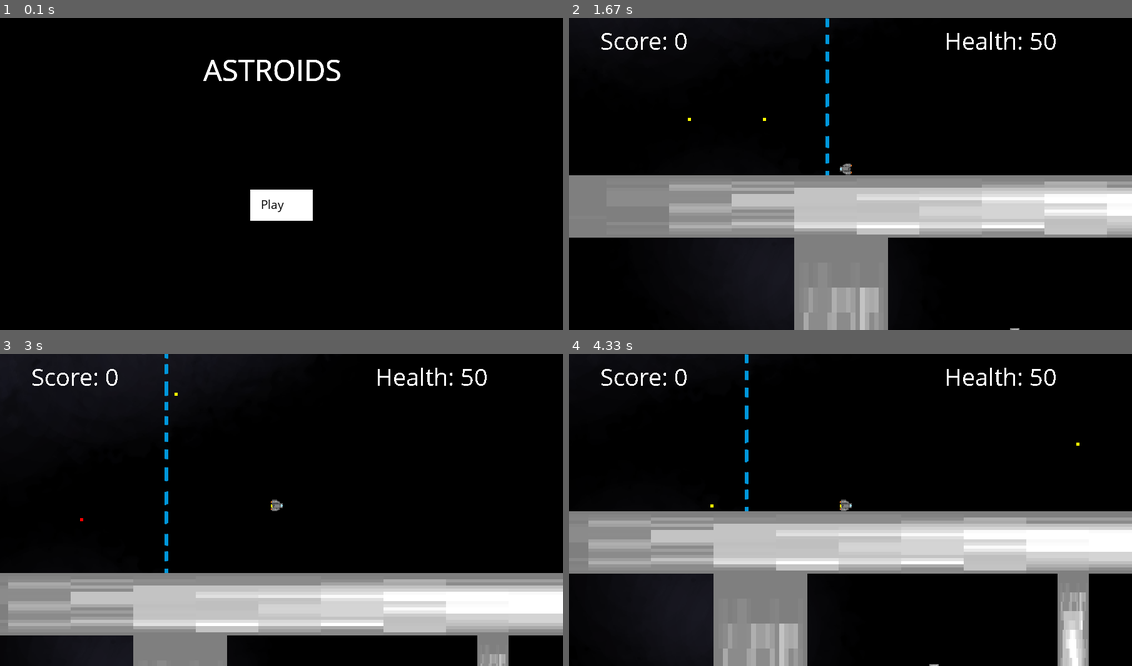
Above: before the commit, frames 1-4 (two rows, left to right).
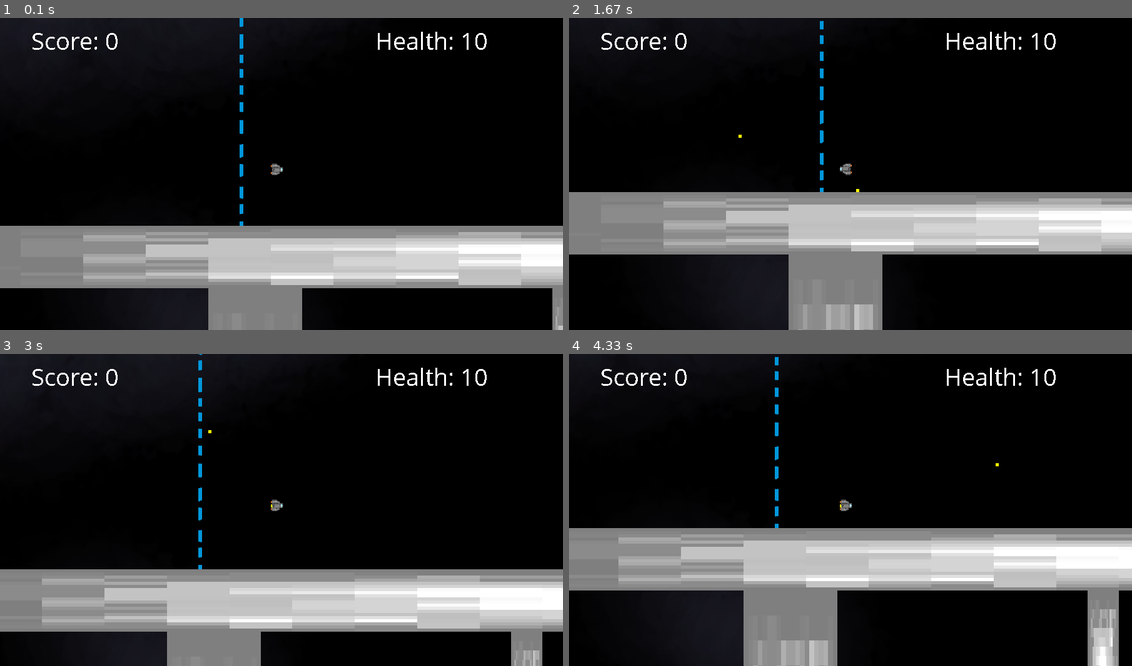
Above: after the commit, the same moments.

Repository: TimoH447/Pygame_game
Game: pygame game, started from main.py
The game is run twice, just before and just after one commit, with the same random seed, the same clock (stepped at 60 frames per second) and the same inputs.
Inputs (mouse positions are in pixels of both pictures, inside the frame that each line leads up to):
- Up to frame 1 (0.1 s): no input
- Up to frame 2 (1.67 s): click (850, 205) at 0.38 s, where only the run before the commit has a clickable "Play"; hold Left 0.67-1.2 s; move the mouse to (839, 211) at 0.7 s; hold Down 1.23-1.53 s; hold S 1.23-1.53 s; hold Left from 1.57 s (still down); hold A from 1.57 s (still down)
- Up to frame 3 (3 s): release Left at 1.97 s; release A at 1.97 s; hold Up 2-2.37 s; hold W 2-2.37 s; hold Right from 2.4 s (still down); hold D from 2.4 s (still down)
- Up to frame 4 (4.33 s): release Right at 3.03 s; release D at 3.03 s; hold Down 3.07-3.43 s; hold S 3.07-3.43 s; hold Left 3.47-3.93 s; hold A 3.47-3.93 s; hold Right from 3.97 s (still down); hold D from 3.97 s (still down)

The runs differ from the first frame. In frame 1, 30% of the frame differs, in the area x 0-100%, y 0-100%; in frame 2, 19%; in frame 3, 11%; in frame 4, 25%.

Commit message:
folder cleaned and structured, ie splitting up the main file, starting to integrate aicontrol of the player

Diff:
--- /dev/null
+++ b/ai.py
@@ -0,0 +1,68 @@
+import main
+import numpy as np
+import random
+from collections import defaultdict
+
+rewardAlive = -1
+rewardDeath = -10000
+rewardHploss= -1000
+alpha = 0.2
+gamma = 0.9
+
+#Q[state] = [w,a,s,d,up,down,left,right]
+Q = defaultdict(lambda: [0 for i in range(0,8)])
+
+def paramsToState(params):
+    x = params['player_posx']
+    y = params['player_posy']
+
+    if params['astroids'] !=[]:
+        close_ast = main.getClosest((x,y),params['astroids'])
+        dist = str(int((x-params['astroids'][close_ast][0])/20))+str(int((y-params['astroids'][close_ast][0])/20))
+    else:
+        dist = str(1000)+'_'+str(1000)
+
+
+    return str(int(round(x/10))*10)+str(int(round(y/10))*10) + dist
+
+
+
+oldState = None
+oldAction = None
+
+def updateReward(reward):
+    global oldState
+    global oldAction
+
+    #vorherige Aktion/State bewerten
+    if oldState != None:
+        prevReward = Q[oldState]
+        prevReward[oldAction] = (1-alpha)*prevReward[oldAction] + alpha * reward
+        Q[oldState]= prevReward
+
+
+
+def aicontrol(params):
+    global oldState
+    global oldAction
+
+    state = paramsToState(params)
+    estReward = Q[state]
+
+    #vorherige Aktion/State bewerten
+    if oldState != None:
+        prevReward = Q[oldState]
+        prevReward[oldAction] = (1-alpha)*prevReward[oldAction] + alpha * (rewardAlive + gamma * max(estReward))
+
+    oldState=state
+
+    if set(estReward)==set([0]):
+        oldAction= random.randint(0,7)
+
+        return [oldAction]
+    else:
+        oldAction = np.argmax(estReward)
+        return [oldAction]
+
+
+main.main_game(aicontrol)
--- /dev/null
+++ b/globalVar.py
@@ -0,0 +1,20 @@
+import pygame
+
+pygame.init()
+
+#INITIALIZING THE WINDOW IN WHICH THE GAME IS PLAYED
+WIDTH, HEIGHT = 900, 500
+
+
+FPS = 60
+
+#COLORS
+BLACK = (0,0,0)
+LIGHTGREY=(200,200,200)
+GREEN = (0,255,0)
+BLUE = (0,0,255)
+BROWN = (139,69,20)
+YELLOW=(255,255,0)
+WHITE=(255,255,255)
+LILA=(130,0,130)
+RED=(255,0,0)
--- a/main.py
+++ b/main.py
@@ -8,7 +8,7 @@
 WIN = pygame.display.set_mode((WIDTH,HEIGHT))
 pygame.display.set_caption("Platzhalter")
 
-FPS = 90
+FPS = 60
 
 #MAP AND PLAYER PROPERTIES
 MAP_SIZE_X = 2000
@@ -20,15 +20,15 @@
 SHIP_HEIGHT, SHIP_WIDTH = 19, 19
 
 #IMAGES and SPRITES
-SHIP_IMG = pygame.image.load("Schiff.png")
+SHIP_IMG = pygame.image.load("tiles/Schiff.png")
 SHIP_IMG = pygame.transform.scale(SHIP_IMG, (SHIP_HEIGHT,SHIP_WIDTH))
-ASTEROID= pygame.image.load('asteroid2.jpg')
+ASTEROID= pygame.image.load('tiles/asteroid2.jpg')
 ASTEROID=pygame.transform.scale(ASTEROID, (15,15))
-STONE=pygame.image.load('stone.png')
-BACKGROUND = pygame.image.load('background2.png')
+STONE=pygame.image.load('tiles/stone.png')
+BACKGROUND = pygame.image.load('tiles/background2.png')
 BACKGROUND=pygame.transform.scale(BACKGROUND, (2000,2000))
-PORTAL_FLUID = pygame.image.load('portal_fluid.png')
-BLUELINE = pygame.image.load('blueline.png')
+PORTAL_FLUID = pygame.image.load('tiles/portal_fluid.png')
+BLUELINE = pygame.image.load('tiles/blueline.png')
 
 #COLORS
 BLACK = (0,0,0)
@@ -121,6 +121,8 @@
         self.bullet_list.append(bullet)
     def remove_bullet(self,bullet):
         self.bullet_list.remove(bullet)
+    def swap_weapon(self, new_weapon):
+        self.weapon = new_weapon
 
 class Portal:
     color=LILA
@@ -158,13 +160,26 @@
         self.step= step
         self.color=color
 
-
-class ship_item:
+class Item:
     solid= False
     color=GREEN
+    def __init__(self,x,y,width,height):
+        self.body = pygame.Rect(x,y,height,width)
+
+class Ship_Item(Item):
     def __init__(self,x,y,width,height,func):
-        self.body = pygame.Rect(x,y,height,width)
+        Item.__init__(self,x,y,width,height)
         self.effect = func
+    def On_ship_collision(self,ship):
+        self.effect(ship)
+
+class Weapon_Item(Item):
+    def __init__(self,x,y,width,height,weapon):
+        Item.__init__(self,x,y,width,height)
+        self.weapon=weapon
+    def On_ship_collision(self,ship):
+        ship.weapon_change(self.weapon)
+
 
 class Wall:
     solid = True
@@ -176,7 +191,7 @@
 class spaceship(Portable,Weaponized):
     color=LILA
     solid=True
-    def __init__(self,bullet_list, x,y,height,width,bullet_color,item_drop=False,vel=3, health=50,shotspeed = 3,shotrange=100, shotdamage= 10,ori='right', score=0):
+    def __init__(self,bullet_list, x,y,height,width,bullet_color,item_drop=False,vel=3, health=10,shotspeed = 3,shotrange=100, shotdamage= 10,ori='right', score=0):
         Portable.__init__(self,False)
         Weaponized.__init__(self,bullet_list,bullet_color,Weapon([0,40],shotdamage,shotrange,shotspeed))
         self.body = pygame.Rect(x,y,height, width)
@@ -187,6 +202,17 @@
         self.score = score
     def change_score(self,n):
         self.score = n
+
+def getClosest(pos, objects):
+    index = 0
+
+    dist = abs(pos[0]-objects[0][0])+abs(pos[1]-objects[0][1])
+    for i in range(0,len(objects)):
+        temp = abs(pos[0]-objects[i][0])+abs(pos[1]-objects[i][1])
+        if temp<dist:
+            dist = temp
+            index = i
+    return index
 
 #ITEM FUNCTIONS
 def speed_up(obj):
@@ -260,6 +286,8 @@
     for bullet in shooter.bullet_list:
             bullet.move_obj()
             bullet.step+=1
+            if bullet.step>bullet.range:
+                shooter.remove_bullet(bullet)
     for obj in hit_by_player_bullets:
         for element in obj:
             for bullet in shooter.bullet_list:
@@ -279,13 +307,13 @@
                 obj.remove(element)
                 if element.item_drop==True:
                     if random.randint(0,100)>5:
-                        items.append(ship_item(element.body.x,element.body.y,10,10,random_ship_buff([fire_rate,speed_up,shotspeed_up,health_up])))
+                        items.append(Ship_Item(element.body.x,element.body.y,10,10,random_ship_buff([fire_rate,speed_up,shotspeed_up,health_up])))
                 del element
 
 def item_handler(ship,items):
     for item in items:
         if ship.body.colliderect(item.body):
-            item.effect(ship)
+            item.On_ship_collision(ship)
             items.remove(item)
 
 def meteo_handler(meteorites,ship,walls):
@@ -375,7 +403,8 @@
 
 #Turn numbers into keyboard input, so that the computer can use the same functions
 #as the player
-def get_input(input):
+#there are 0-7 possible keys
+def emulateKeypress(input):
     keys_pressed={
         pygame.K_a: False,
         pygame.K_s: False,
@@ -407,7 +436,7 @@
 
 def enemy_handler(enemies,map_objects):
     for enemy in enemies:
-        key_pressed= get_input([random.randint(4,7)]) #generates random actions(moving,shooting)
+        key_pressed= emulateKeypress([random.randint(4,7)]) #generates random actions(moving,shooting)
         ship_movement(enemy, map_objects,key_pressed)
         shoot(enemy,key_pressed)
 
@@ -501,9 +530,29 @@
     pygame.display.update()
 
 # MAIN ############################################################################
-
-def main_game():
+def win_scene():
+    run=True
+    clock=pygame.time.Clock()
+    font_large= pygame.font.SysFont('Comic Sans MS', 50)
+
+    while run:
+        for event in pygame.event.get():
+            if event.type == pygame.QUIT:
+                run = False
+                quit()
+        WIN.fill(BLACK)
+        WIN.blit(font_large.render('YOU WIN',False, WHITE),(WIDTH//2,HEIGHT//2))
+        pygame.display.flip()
+        clock.tick(FPS)
+
+def onDeath(ship,map_objects,enemies):
+    draw_window(ship,map_objects,enemies)
+    print('Ende')
+    #win_scene()
+
+def main_game(aicontrol=None, updateReward = None):
     pygame.display.set_caption("Astroids")
+    next_scene='lose'
     #OBJECTS IN THE GAME
     ship = spaceship([],500,800,SHIP_HEIGHT-2,SHIP_WIDTH-2,YELLOW)
     enemy = spaceship([],300,200,30,30,RED,True)
@@ -532,7 +581,8 @@
     stops_bullets=[meteorites,walls,enemies]
 
     map_objects=[ship.bullet_list,meteorites,items,portals,walls]
-
+    #Parameter für ai
+    params= []
     #GAME LOOP
     clock=pygame.time.Clock()
     run = True
@@ -542,7 +592,17 @@
             if event.type == pygame.QUIT:
                 run = False
                 quit()
-        key_pressed = pygame.key.get_pressed()
+        params = {
+            'health':ship.health,
+            'player_posx':ship.body.x,
+            'player_posy':ship.body.y,
+            'astroids': [[m.body.x,m.body.y] for m in meteorites]
+        }
+        if aicontrol != None:
+            key_pressed = emulateKeypress(aicontrol(params))
+        else:
+            key_pressed = pygame.key.get_pressed()
+
 
         ###########Shooting##############
         #1.wenn schießen nicht auf cooldown ist, wird ein Schuss hinzugefügt mit der richtung in die geschossen wird
@@ -583,49 +643,18 @@
         for astroid in meteorites:
             astroid.tick()
 
-
+        #Check PlayerDeath
         if ship.health <=0:
-            draw_window(ship,map_objects,enemies)
-            run=False
+            onDeath(ship,map_objects,enemies)
+            try:
+                updateReward(-10000)
+            except:
+                pass
+            run = False
         else:
             draw_window(ship,map_objects,enemies)
 
-
-def main_menu():
-    pygame.display.set_caption('Start_Menu')
-    run = True
-    clock=pygame.time.Clock()
-    font_large= pygame.font.SysFont('Comic Sans MS', 50)
-    font= pygame.font.SysFont('Comic Sans MS', 20)
-    First_time=True
-
-    while run:
-        mouse = pygame.mouse.get_pos()
-        for event in pygame.event.get():
-            if event.type == pygame.QUIT:
-                quit()
-                run = False
-
-
-            if 400 + 100 > mouse[0] > 400 and 275 + 50 > mouse[1] > 275:
-                pygame.draw.rect(WIN, RED, (400, 275, 100, 50))
-
-                if event.type == pygame.MOUSEBUTTONDOWN:
-                    main_game()
-                    First_time=False
-            else:
-                pygame.draw.rect(WIN, WHITE, (400, 275, 100, 50))
-            if First_time:
-                WIN.blit(font_large.render("ASTROIDS", True, (255, 255, 255)), (325, 50))
-                WIN.blit(font.render("Play", True, (0, 0, 0)), (417, 285))
-            else:
-                WIN.blit(font_large.render("You died!", True, RED), (340, 50))
-                WIN.blit(font.render("Try Again", True, (0, 0, 0)), (400, 285))
-
-
-        pygame.display.flip()
-        clock.tick(FPS)
-
+    return next_scene
 
 if __name__ == "__main__":
-    main_menu()
+    main_game()
--- /dev/null
+++ b/menu.py
@@ -0,0 +1,42 @@
+from main import main_game
+import pygame
+import globalVar as gv
+
+WIN = pygame.display.set_mode((gv.WIDTH,gv.HEIGHT))
+
+def main_menu():
+    pygame.display.set_caption('Start_Menu')
+    run = True
+    clock=pygame.time.Clock()
+    font_large= pygame.font.SysFont('Comic Sans MS', 50)
+    font= pygame.font.SysFont('Comic Sans MS', 20)
+    scene= 'start'
+    while run:
+        mouse = pygame.mouse.get_pos()
+        for event in pygame.event.get():
+            if event.type == pygame.QUIT:
+                quit()
+                run = False
+
+
+            if 400 + 100 > mouse[0] > 400 and 275 + 50 > mouse[1] > 275:
+                pygame.draw.rect(WIN, gv.RED, (400, 275, 100, 50))
+
+                if event.type == pygame.MOUSEBUTTONDOWN:
+                    scene= main_game()
+
+            else:
+                pygame.draw.rect(WIN, gv.WHITE, (400, 275, 100, 50))
+            if scene== 'start':
+                WIN.blit(font_large.render("ASTROIDS", True, (255, 255, 255)), (325, 50))
+                WIN.blit(font.render("Play", True, (0, 0, 0)), (417, 285))
+            elif scene== 'lose':
+                WIN.blit(font_large.render("You died!", True, gv.RED), (340, 50))
+                WIN.blit(font.render("Try Again", True, (0, 0, 0)), (400, 285))
+
+
+
+        pygame.display.flip()
+        clock.tick(gv.FPS)
+
+main_menu()
Renamed: Left -> Tasks
Renamed: Layout.png -> tiles/Layout.png
Renamed: Schiff.png -> tiles/Schiff.png
Renamed: asteroid.png -> tiles/asteroid.png
Renamed: asteroid2.jpg -> tiles/asteroid2.jpg
Renamed: background2.png -> tiles/background2.png
Renamed: blueline.png -> tiles/blueline.png
Renamed: portal_fluid.png -> tiles/portal_fluid.png
Renamed: stone.png -> tiles/stone.png
